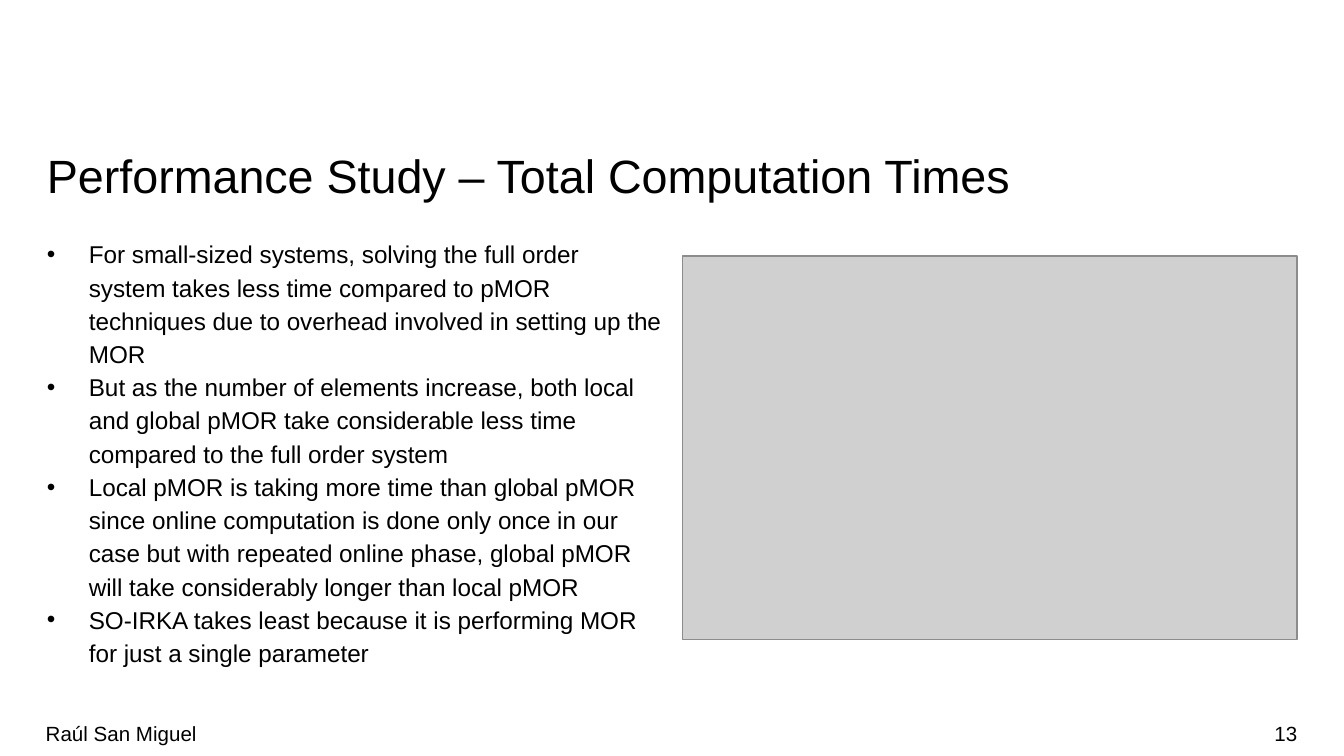
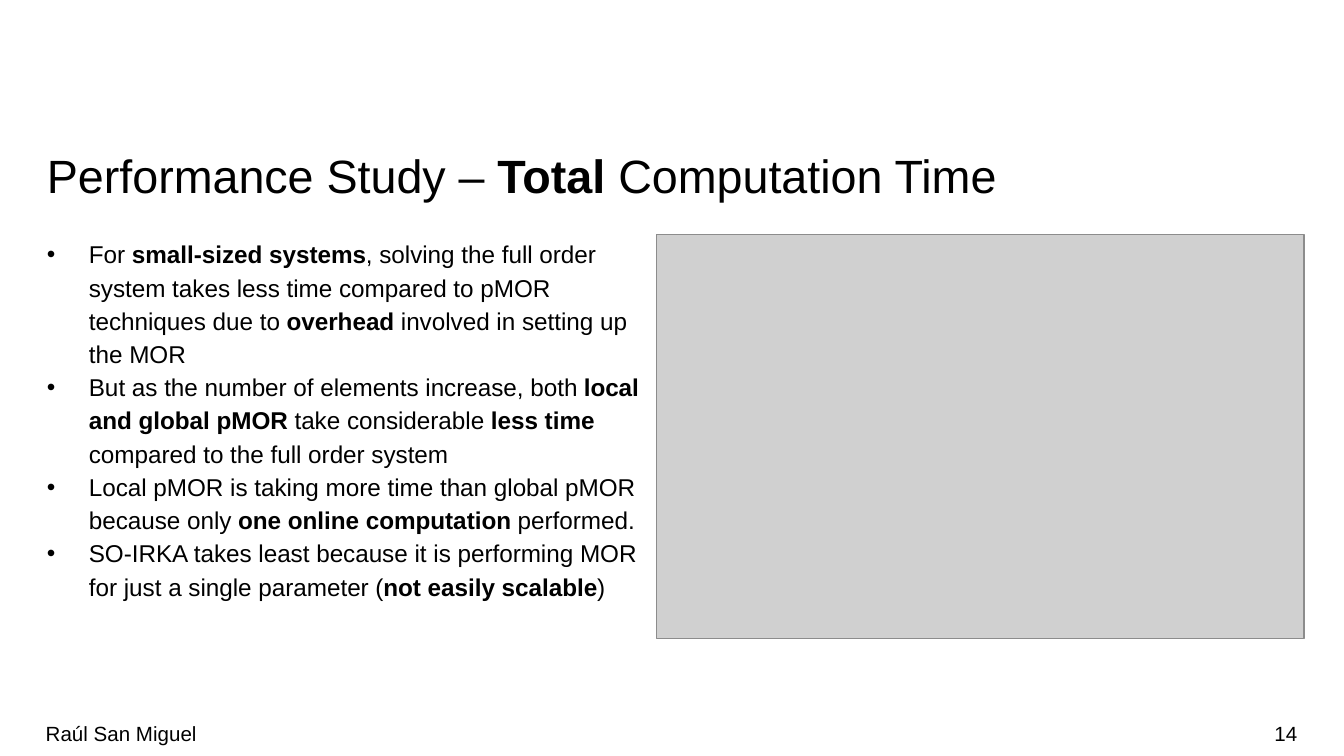
Before and after one commit to R-SMP/Global_Local_pMOR, a slide deck: slide 14 of pMOR.pptx (slide 13 before the commit). Drawn at 1344x756 pixels with LibreOffice and Linux fonts; fonts in the diff are those of the drawing; grey boxes stand for pictures; background and template pictures are left out. Boxes give left, top, right and bottom in pixels: in the first picture for what was removed or moved away, otherwise in the second. Text is boxed around its words. In the diff, an @@ line names an element or a change of style, - is before the commit and + after.

Commit message:
updated Powerpoint

```diff
--- a/pMOR.pptx
+++ b/pMOR.pptx
@@ title at [47,159,997,202]: text changed @@
-Performance Study – Total Computation Times
+Performance Study – Total Computation Time
@@ picture: place and size @@
-picture at [683,257,1297,641]
+picture at [657,234,1305,638]
@@ text at [89,245,639,468]: bold on in "small-sized systems, overhead", "local and global pMOR less time" @@
@@ text at [89,478,637,601]: text changed @@
-• Local pMOR is taking more time than global pMOR since online computation is done only once in our case but with repeated online phase, global pMOR will take considerably longer than local pMOR
-• SO-IRKA takes least because it is performing MOR for just a single parameter
+• Local pMOR is taking more time than global pMOR because only one online computation performed.
+• SO-IRKA takes least because it is performing MOR for just a single parameter (not easily scalable)
@@ page number at [1274,727,1297,741]: text changed @@
-13
+14
```
Also in this commit, not shown: 8 other slides changed, 1 slide added, 4 other files.
